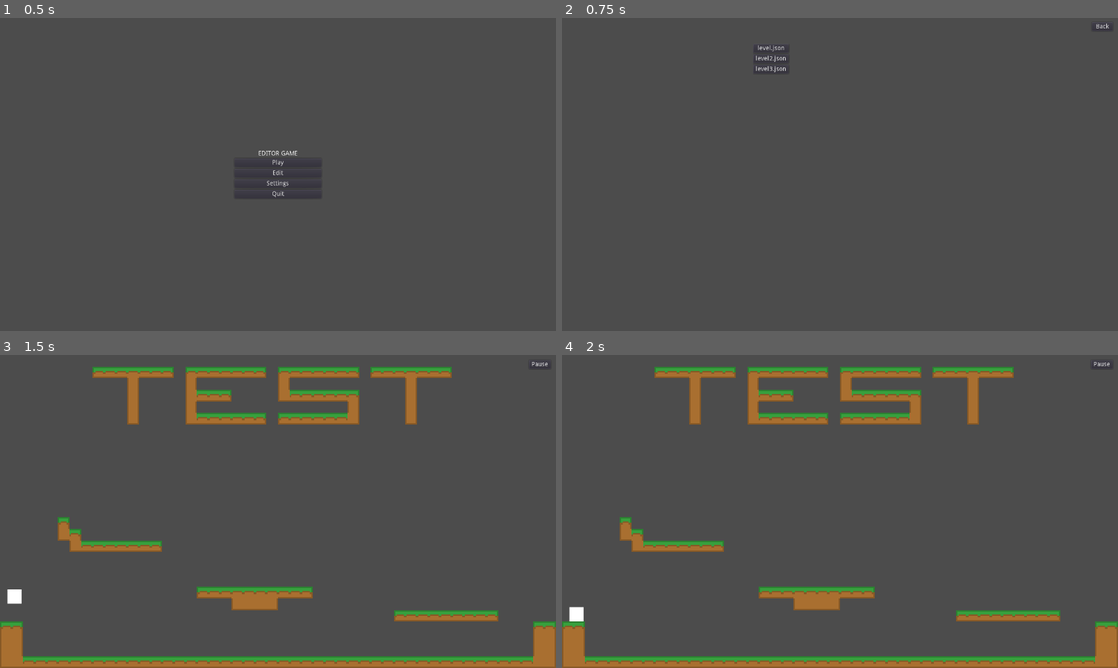
Above: before the commit, frames 1-4 (two rows, left to right).
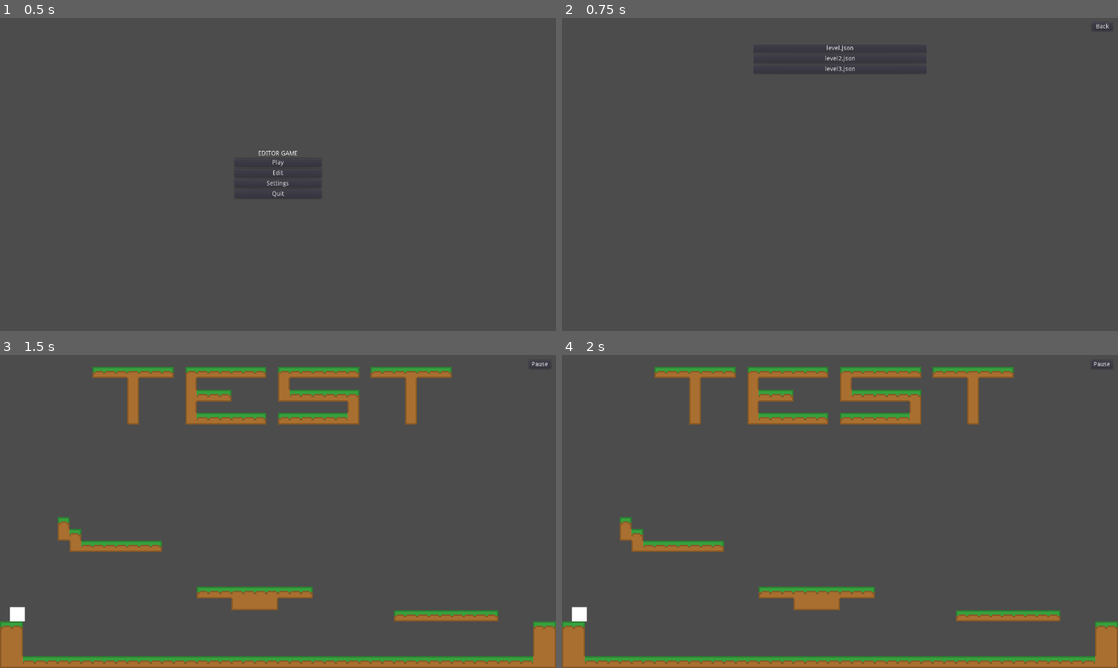
Above: after the commit, the same moments.

Repository: OscarGlo/Platformer
Game: Godot game, scene res://Scenes/GUI/MainMenu.tscn
Two runs of this game, one before a commit and one after it. Both use one fixed random seed, a clock stepped at 60 frames per second and the inputs below.
Inputs:
- Up to frame 1 (0.5 s): no input
- Up to frame 2 (0.75 s): click "Play" at 0.5 s
- Up to frame 3 (1.5 s): click "level.json" at 1.25 s
- Up to frame 4 (2 s): no input

Frame 1 is identical in both runs. In frame 2, 0.4% of the frame differs, in the area x 34-65%, y 8-18%; in frame 3, 0.3%; in frame 4, less than 0.1%.

Commit message:
fix wall positioning + entity tile pos

Diff:
--- a/Levels/level.json
+++ b/Levels/level.json
@@ -7,7 +7,7 @@
                     "pos": [0, 0],
                     "scale": 3,
                     "size": [1, 1],
-                    "blocked": "lr",
+                    "blocked": "ur",
                     "blocks": [
                         "                                                ",
                         "        aaaaaaa aaaaaaa aaaaaaa aaaaaaa         ",
@@ -38,7 +38,36 @@
                         "aaaaaaaaaaaaaaaaaaaaaaaaaaaaaaaaaaaaaaaaaaaaaaaa",
                     ],
                     "entities": [
-                        {"type": "player", "pos": [100, 1500]}
+                        {"type": "player", "pos": [1, 22]}
+                    ]
+                },
+                {
+                    "pos": [-2, 1],
+                    "scale": 2,
+                    "size": [1, 1],
+                    "blocked": "udl",
+                    "blocks": [
+                        "                                ",
+                        "                                ",
+                        "                                ",
+                        "                                ",
+                        "                                ",
+                        "                                ",
+                        "                                ",
+                        "                                ",
+                        "                                ",
+                        "  a   a   a   a   a   a   a   a ",
+                        "                                ",
+                        "                                ",
+                        "                                ",
+                        "                                ",
+                        "                                ",
+                        "                                ",
+                        "                                ",
+                        "aaaaaaaa                        "
+                    ],
+                    "entities": [
+                        {"type": "exit", "pos": [3, 16]}
                     ]
                 }
             ]
--- a/Levels/level2.json
+++ b/Levels/level2.json
@@ -30,7 +30,7 @@
                         "   aaaaaaaaaaaaaaaaaaaa     aaaaaaaaaaaaaaaaaaaaaaaaaaaaaaaaaaaaaaaaaaaaaaaaaaaaaaaaaaaaaaaaaaaaaaaaaaaaaaaaaaaaaaaaaaaaaaaaaaaaaaaaaaaaaaaaaaaa",
                     ],
                     "entities": [
-                    	{"type": "player", "pos": [1000, 1000]}
+                    	{"type": "player", "pos": [12, 15]}
                     ]
                 }
             ]
--- a/Levels/level3.json
+++ b/Levels/level3.json
@@ -21,8 +21,8 @@
                         "                "
                     ],
                     "entities": [
-                    	{"type": "player", "pos": [300, 300]},
-                        {"type": "exit", "pos": [600, 600]}
+                    	{"type": "player", "pos": [1, 1]},
+                        {"type": "exit", "pos": [14, 1]}
                     ]
                 }
             ]
--- a/Scenes/GUI/LevelMenu.tscn
+++ b/Scenes/GUI/LevelMenu.tscn
@@ -19,12 +19,15 @@
 margin_top = -300.0
 margin_right = 200.0
 margin_bottom = 300.0
+scroll_horizontal_enabled = false
 __meta__ = {
 "_edit_use_anchors_": false
 }
 
 [node name="VBoxContainer" type="VBoxContainer" parent="ScrollContainer"]
-rect_pivot_offset = Vector2( 316, 200 )
+margin_right = 400.0
+rect_min_size = Vector2( 400, 0 )
+alignment = 1
 
 [node name="Button" type="Button" parent="."]
 margin_left = 580.0
--- a/Scripts/Level/Room.gd
+++ b/Scripts/Level/Room.gd
@@ -1,6 +1,11 @@
 tool
 class_name _Room
 extends ReferenceRect
+
+var window_size = Vector2(
+	ProjectSettings.get("display/window/size/width"),
+	ProjectSettings.get("display/window/size/height")
+)
 
 export var scale = 1 setget set_scale
 export var room_size = Vector2.ONE setget set_room_size
@@ -14,7 +19,7 @@
 	"down": false,
 	"left": false,
 	"right": false
-} setget set_blocked
+}
 
 var world: _World
 var entities = []
@@ -22,48 +27,28 @@
 func set_room_size(s):
 	room_size = s
 	update_rect_size()
-	update_walls()
 
 func set_scale(s):
 	scale = s
 	update_rect_size()
-	update_walls()
 
 func update_rect_size():
-	if is_inside_tree():
-		rect_size = get_viewport_rect().size * room_size * scale
+	rect_size = window_size * room_size * scale
+	$Walls.scale = Vector2.ONE * scale
 
 func set_room_offset(o):
 	room_offset = o
 
 	# Update rect position
-	if is_inside_tree():
-		rect_position = get_viewport_rect().size * room_offset
-		update_walls()
-
-# Wall stuff
-const SIDE_VECS = {
-	"up": [Vector2.ZERO, Vector2.RIGHT],
-	"down": [Vector2.DOWN, Vector2.ONE],
-	"left": [Vector2.ZERO, Vector2.DOWN],
-	"right": [Vector2.RIGHT, Vector2.ONE]
-}
+	rect_position = window_size * room_offset
+	update_walls()
 
 func update_walls():
-	for side in ["up", "down", "left", "right"]:
-		var wall = get_node("Walls/" + side)
-		var seg: SegmentShape2D = wall.shape
-		var vecs = SIDE_VECS[side]
-		seg.a = vecs[0] * rect_size + rect_position
-		seg.b = vecs[1] * rect_size + rect_position
-
-func set_blocked(b):
-	for side in ["up", "down", "left", "right"]:
+	for side in blocked:
 		get_node("Walls/" + side).disabled = not blocked[side]
-	blocked = b
 
 # Init setters on start
 func _ready():
 	update_rect_size()
 	set_room_offset(room_offset)
-	set_blocked(blocked)
+	update_walls()
--- a/Scripts/Level/World.gd
+++ b/Scripts/Level/World.gd
@@ -1,5 +1,7 @@
 class_name _World
 extends Node2D
+
+const TILEMAP_SCALE = 0.625
 
 var level: Level
 var die_out_of_bounds = true
@@ -11,7 +13,6 @@
 	$Rooms.add_child(room)
 
 func add_entity(entity: Entity):
-	print(entity)
 	$Entities.add_child(entity)
 
 	if entity is Player:
--- a/Scripts/Singleton/LevelGen.gd
+++ b/Scripts/Singleton/LevelGen.gd
@@ -58,10 +58,13 @@
 		for x in len(row):
 			var c = row[x]
 			if c in TILE_CHARS:
-				world.set_block(Vector2(x, y), TILE_CHARS[c])
+				world.set_block(Vector2(x, y) + room.rect_position, TILE_CHARS[c])
 
 	for entity in d["entities"]:
-		world.add_entity(parse_entity(entity))
+		var node = parse_entity(entity)
+		node.position += room.rect_position
+		print(node.position)
+		world.add_entity(node)
 
 	return room
 
@@ -73,5 +76,5 @@
 
 func parse_entity(d: Dictionary):
 	var entity: Entity = ENTITY_SCENES[d["type"]].instance()
-	entity.position = VectorUtil.from_arr(d["pos"])
+	entity.position = VectorUtil.tile_to_pos(VectorUtil.from_arr(d["pos"]))
 	return entity
--- a/Scripts/Singleton/VectorUtil.gd
+++ b/Scripts/Singleton/VectorUtil.gd
@@ -3,6 +3,10 @@
 func from_arr(arr: Array) -> Vector2:
 	assert(len(arr) == 2 and arr[0] is float and arr[1] is float, "array should contain exactly 2 float values")
 	return Vector2(arr[0], arr[1])
+
+func tile_to_pos(tile: Vector2, center = true) -> Vector2:
+	var offset = (Vector2.ONE / 2) if center else Vector2.ZERO
+	return (tile + offset) * TilesetGen.TILE_SIZE * _World.TILEMAP_SCALE
 
 func is_in(v: Vector2, pos: Vector2, size: Vector2) -> bool:
 	var end = pos + size
